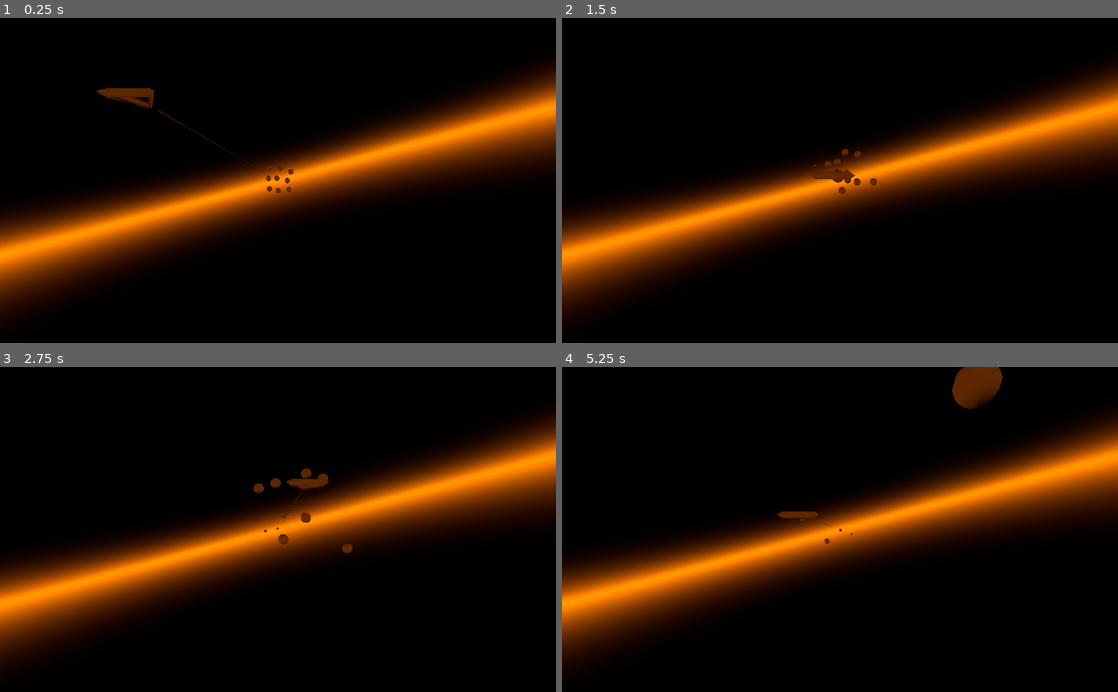
Above: before the commit, frames 1-4 (two rows, left to right).
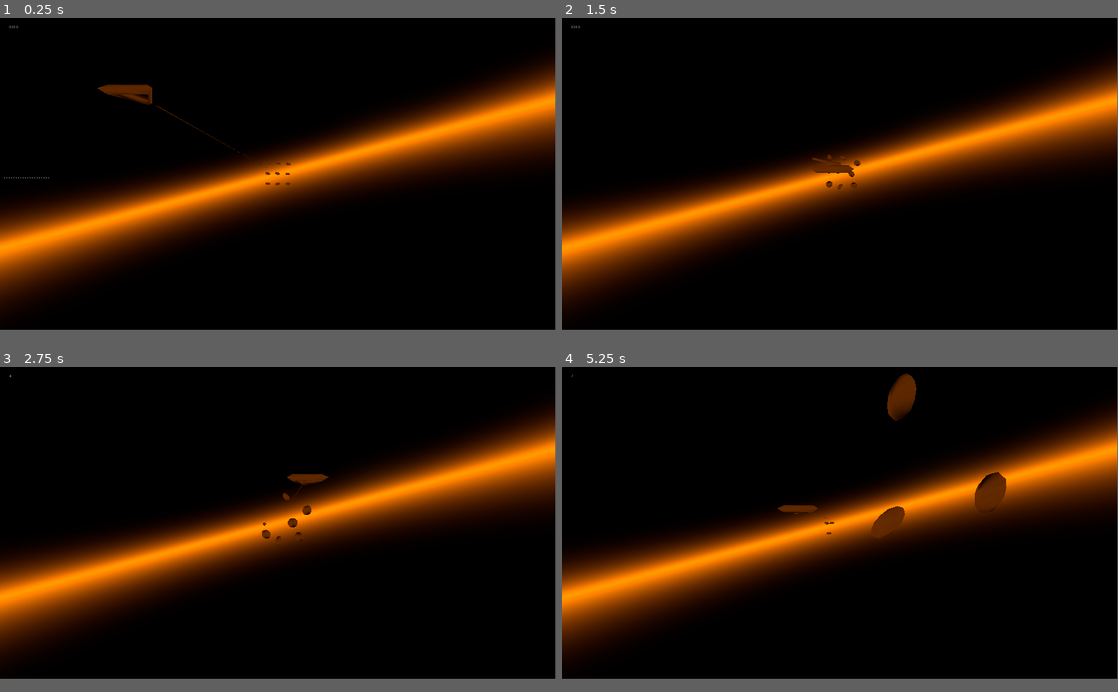
Above: after the commit, the same moments.

Repository: kyle-stevens/3d_asteroids
Game: Godot game, scene res://Demo_Level.tscn
Two runs of this game, one before a commit and one after it. Both use one fixed random seed, a clock stepped at 60 frames per second and the inputs below.
Inputs (mouse positions are in pixels of both pictures, inside the frame that each line leads up to):
- Up to frame 1 (0.25 s): no input
- Up to frame 2 (1.5 s): move the mouse to (962, 164) at 0.52 s; press the mouse at (962, 164) at 0.53 s; move the mouse to (728, 196) at 1.27 s; release the mouse at (728, 196) at 1.28 s; click (728, 196) at 1.35 s
- Up to frame 3 (2.75 s): move the mouse to (333, 458) at 2.02 s; press the mouse at (333, 458) at 2.03 s
- Up to frame 4 (5.25 s): move the mouse to (812, 594) at 2.77 s; release the mouse at (812, 594) at 2.78 s; click (812, 594) at 2.85 s; move the mouse to (1006, 578) at 3.52 s; press the mouse at (1006, 578) at 3.53 s; move the mouse to (673, 480) at 4.27 s; release the mouse at (673, 480) at 4.28 s; click (673, 480) at 4.35 s; move the mouse to (867, 529) at 5.02 s; press the mouse at (867, 529) at 5.03 s
In our replay, the window is 800x468 before the commit and 799x449 after it. These sizes can differ from the game's own. Grey fills any space a smaller window leaves; there, only what the larger window draws over its background counts as a difference.

The runs differ from the first frame. In frame 1, 18% of the frame differs, in the area x 0-100%, y 2-84%; in frame 2, 18%; in frame 3, 18%; in frame 4, 20%, in the area x 0-100%, y 0-84%.

Commit message:
added rotating asteroids and ammunition

Diff:
--- a/3dAsteroids/Demo_Level.gd
+++ b/3dAsteroids/Demo_Level.gd
@@ -1,6 +1,6 @@
 extends Spatial
 
-
+onready var player = get_node("player_ship")
 # Declare member variables here. Examples:
 # var a = 2
 # var b = "text"
@@ -15,6 +15,9 @@
 	]
 # Called when the node enters the scene tree for the first time.
 func _ready():
+	var textScore = $UI/Score
+	print(textScore.text)
+
 	var positions = [
 	$Position3D, $Position3D2, $Position3D3,
 	$Position3D4, $Position3D5, $Position3D6,
@@ -37,17 +40,25 @@
 # Called every frame. 'delta' is the elapsed time since the previous frame.
 func _process(delta):
 	rounds += 1
+	var ammo_string = ""
+	if player != null: #issue when dying needs to be fixed
+		for i in range(0, player.ammo):
+			ammo_string+="+"
+
+
+	$UI/Ammo.text = ammo_string
 	#print(rounds)
 func _spawn_new_asteroid():
-	var positions = [
-	$Position3D, $Position3D2, $Position3D3,
-	$Position3D4, $Position3D5, $Position3D6,
-	$Position3D7, $Position3D8, $Position3D9
-	]
-	var spawner
-	spawner = rock.instance()
-	spawner.global_transform = positions[rand.randi_range(0,8)].global_transform
-	add_child(spawner)
-	timer.set_wait_time(5 - rounds/100)
+	for i in range(0,3):
+		var positions = [
+		$Position3D, $Position3D2, $Position3D3,
+		$Position3D4, $Position3D5, $Position3D6,
+		$Position3D7, $Position3D8, $Position3D9
+		]
+		var spawner
+		spawner = rock.instance()
+		spawner.global_transform = positions[rand.randi_range(0,8)].global_transform
+		add_child(spawner)
+	timer.set_wait_time(5 - rounds/10)
 	#print("Timer : ", 5-rounds/10000)
 	timer.start()
--- a/3dAsteroids/Demo_Level.tscn
+++ b/3dAsteroids/Demo_Level.tscn
@@ -70,3 +70,29 @@
 
 [node name="WorldEnvironment" type="WorldEnvironment" parent="."]
 environment = SubResource( 2 )
+
+[node name="UI" type="Control" parent="."]
+margin_right = 40.0
+margin_bottom = 40.0
+__meta__ = {
+"_edit_use_anchors_": false
+}
+
+[node name="Score" type="RichTextLabel" parent="UI"]
+margin_left = 31.0
+margin_top = 25.0
+margin_right = 114.0
+margin_bottom = 65.0
+text = "0000"
+__meta__ = {
+"_edit_use_anchors_": false
+}
+
+[node name="Ammo" type="RichTextLabel" parent="UI"]
+margin_left = 12.0
+margin_top = 547.0
+margin_right = 226.0
+margin_bottom = 587.0
+__meta__ = {
+"_edit_use_anchors_": false
+}
--- a/3dAsteroids/player_ship.gd
+++ b/3dAsteroids/player_ship.gd
@@ -10,21 +10,28 @@
 var blast = preload("res://laser_blast_basic.tscn")
 var fired_blast
 var targeted_asteroid
+var ammo = 20
 var timer = Timer.new()
 func _ready():
 	Input.set_mouse_mode(Input.MOUSE_MODE_CONFINED)
 
-	timer.connect("timeout", self, "_fire")
+	timer.connect("timeout", self, "_reload")
 	add_child(timer)
-	timer.set_wait_time(0.5)
+	timer.set_wait_time(1)
 	timer.start()
 
+func _reload():
+	if ammo < 20:
+		ammo += 1
+
 func _fire():
-	fired_blast = blast.instance()
-	fired_blast.global_transform.origin = $Position3D.global_transform.origin
+	if ammo > 0:
+		ammo -= 1
+		fired_blast = blast.instance()
+		fired_blast.global_transform.origin = $Position3D.global_transform.origin
 
-	get_parent().add_child(fired_blast)
-	timer.set_wait_time(0.5)
+		get_parent().add_child(fired_blast)
+	timer.set_wait_time(0.25)
 	#print("Timer : ", 5-rounds/10000)
 	timer.start()
 
@@ -38,15 +45,18 @@
 		else:
 			Input.set_mouse_mode(Input.MOUSE_MODE_CONFINED)
 
-#	if Input.is_action_just_pressed("fire"):
-#
-#
-#		fired_blast = blast.instance()
-#
-#
-#		fired_blast.global_transform.origin = $Position3D.transform.origin
-#
-#		add_child(fired_blast)
+	if Input.is_action_just_pressed("fire"):
+
+
+		fired_blast = blast.instance()
+
+
+		fired_blast.global_transform.origin = $Position3D.transform.origin
+
+		add_child(fired_blast)
+
+	if Input.is_action_pressed("fire"):
+		_fire()
 
 
 
--- a/3dAsteroids/project.godot
+++ b/3dAsteroids/project.godot
@@ -14,6 +14,11 @@
 run/main_scene="res://Demo_Level.tscn"
 config/icon="res://icon.png"
 
+[display]
+
+window/size/width=1920
+window/size/height=1080
+
 [input]
 
 fire={
--- a/3dAsteroids/test_rock.gd
+++ b/3dAsteroids/test_rock.gd
@@ -1,5 +1,6 @@
 extends RigidBody
 
+onready var score = get_parent().get_node("./UI/Score")
 
 # Declare member variables here. Examples:
 # var a = 2
@@ -10,10 +11,16 @@
 func _ready():
 	var rand = RandomNumberGenerator.new()
 	rand.randomize()
-	var vel_x = rand.randf_range(-1.0,1.0)
-	var vel_y = rand.randf_range(-1.0,1.0)
+	var vel_x = rand.randf_range(-0.2,0.2)
+	var vel_y = rand.randf_range(-0.2,0.2)
 	set_linear_velocity(Vector3(vel_x, vel_y, 5.0))
 
+	var rotation = Vector3(rand.randf_range(-1.0,1.0),
+	rand.randf_range(-1.0,1.0),
+	rand.randf_range(-1.0,1.0)
+	)
+
+	set_angular_velocity(rotation)
 
 # Called every frame. 'delta' is the elapsed time since the previous frame.
 func _process(delta):
@@ -27,6 +34,11 @@
 	if body is StaticBody:
 		pass
 		queue_free()
+		body.queue_free()
+		var int_score = int(score.text)
+		int_score += 1
+		score.text = str(int_score)
+
 	if body is KinematicBody:
 		print("Spaceship hit")
 		body.queue_free()
--- a/3dAsteroids/test_rock.tscn
+++ b/3dAsteroids/test_rock.tscn
@@ -16,6 +16,7 @@
 shape = SubResource( 2 )
 
 [node name="CSGSphere" type="CSGSphere" parent="."]
+transform = Transform( 1, 0, 0, 0, 0.5, 0, 0, 0, 1, 0, 0, 0 )
 radius = 0.25
 
 [node name="Area" type="Area" parent="."]
